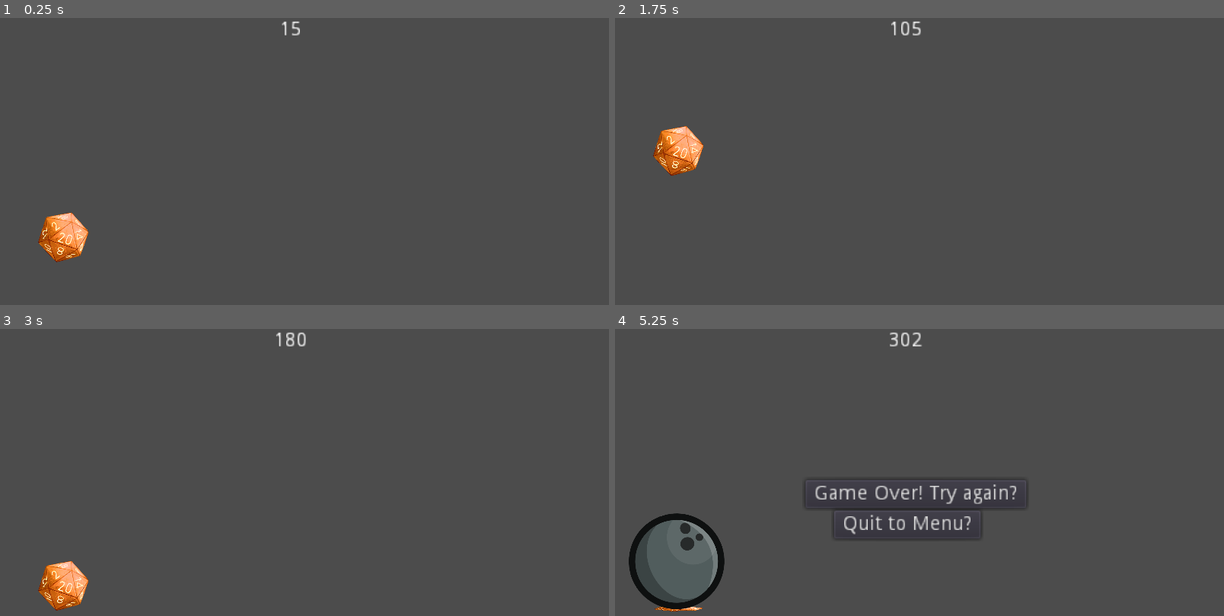
Above: before the commit, frames 1-4 (two rows, left to right).
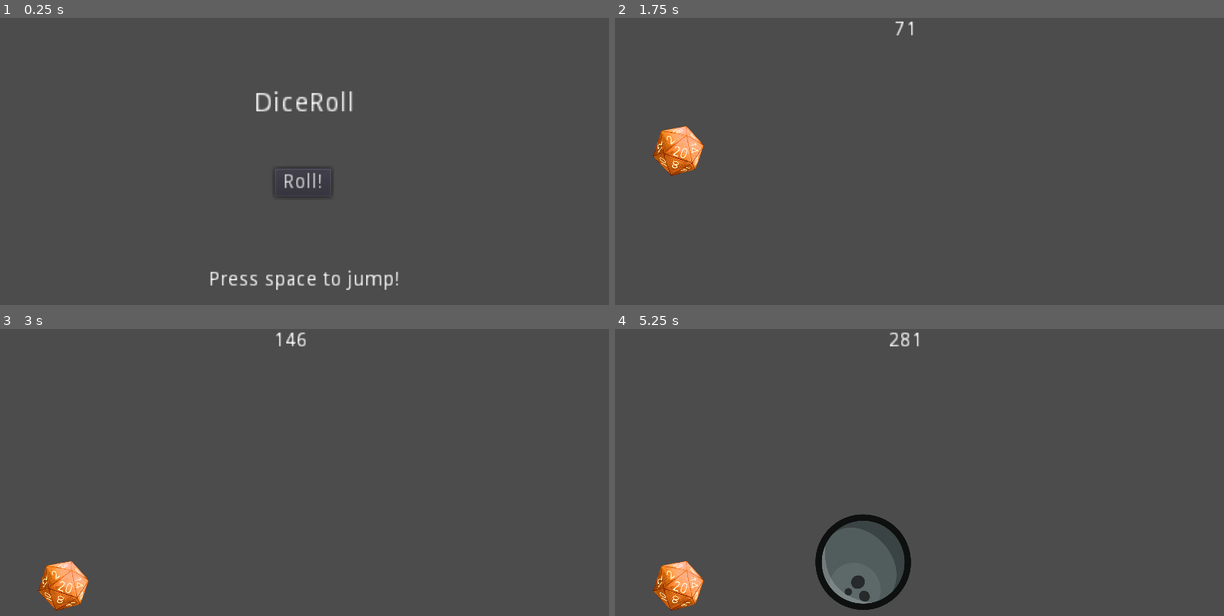
Above: after the commit, the same moments.

Repository: Loupine/DiceRoll2D
Game: Godot game, scene res://MainMenu/MainMenu.tscn
Same seed, same stepped clock (60 frames per second), same inputs: the game is played once before the commit and once after it. Before the commit the project starts from res://World/World.tscn.
Inputs (mouse positions are in pixels of both pictures, inside the frame that each line leads up to):
- Up to frame 1 (0.25 s): no input
- Up to frame 2 (1.75 s): click (919, 181) at 0.5 s, where only the run after the commit has a clickable "Roll!"; tap Space (jump) at 1.52 s
- Up to frame 3 (3 s): tap Space (jump) at 2.27 s
- Up to frame 4 (5.25 s): tap Space (jump) at 3.77, 4.52 s

The runs differ from the first frame. In frame 1, 2.3% of the frame differs, in the area x 6-66%, y 1-95%; in frame 2, 0.1%; in frame 3, less than 0.1%; in frame 4, 6.5%, in the area x 2-68%, y 1-99%.

Commit message:
Make the main menu the starting scene

Diff:
--- a/project/project.godot
+++ b/project/project.godot
@@ -11,7 +11,7 @@
 [application]
 
 config/name="DiceRoll"
-run/main_scene="res://World/World.tscn"
+run/main_scene="res://MainMenu/MainMenu.tscn"
 config/icon="res://icon.png"
 
 [display]
